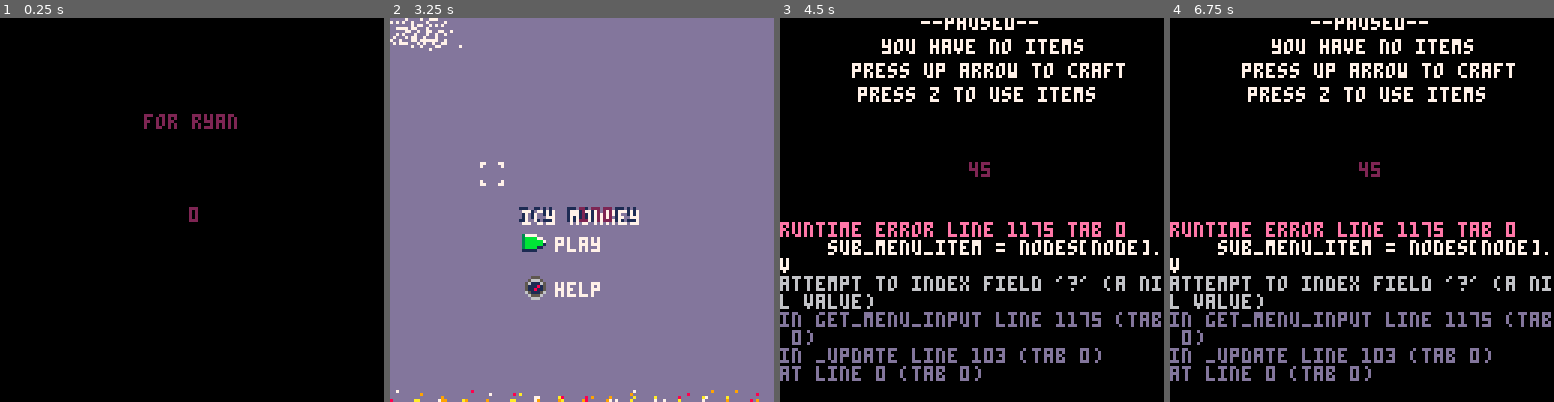
Above: before the commit, frames 1-4 (left to right).
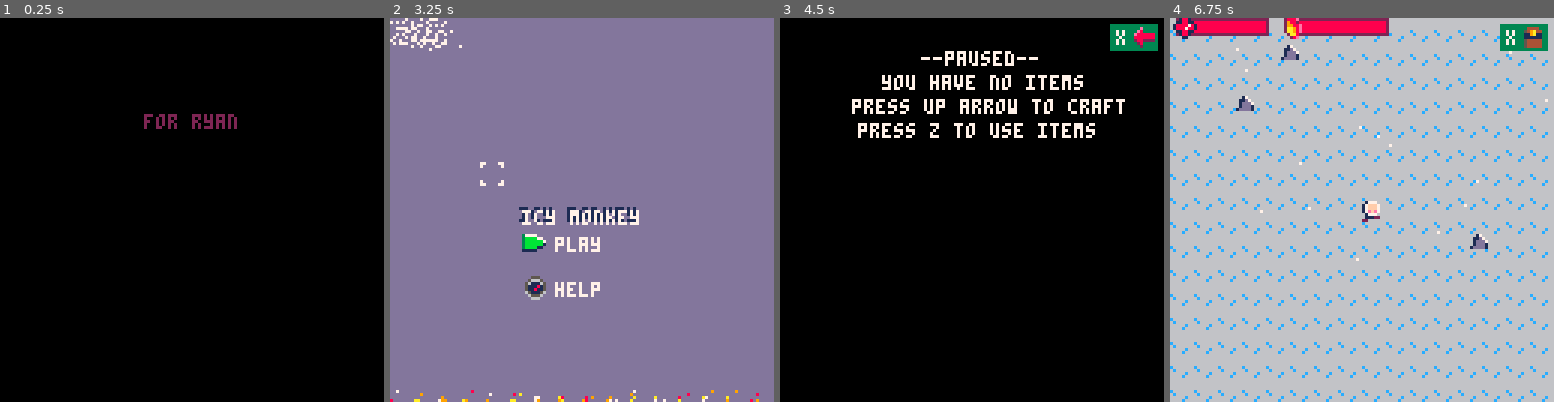
Above: after the commit, the same moments.

Repository: CtrlAltLeo/IcyMonkey
Game: PICO-8 cartridge icymonkey.p8
Same seed, same stepped clock (60 frames per second), same inputs: the game is played once before the commit and once after it.
Inputs:
- Up to frame 1 (0.25 s): no input
- Up to frame 2 (3.25 s): tap X (X key) at 0.33, 1.07, 1.85, 2.97 s; tap O (Z key) at 0.7, 1.7, 2.1, 2.5, 2.9 s; hold Right 1.6-2.1 s; hold Up 2.15-2.42 s; hold Right 2.47-3.03 s; hold Left from 3.08 s (still down)
- Up to frame 3 (4.5 s): tap O (Z key) at 3.3, 3.7, 4.1 s; release Left at 3.58 s; hold Down 3.63-3.97 s; hold Right from 4.02 s (still down); tap X (X key) at 4.08 s
- Up to frame 4 (6.75 s): tap O (Z key) every 0.4 s from 4.5 to 6.5 s; release Right at 4.68 s; hold Up 4.73-5.03 s; hold Left 5.08-5.68 s; tap X (X key) at 5.2, 6.32 s; hold Down 5.73-6.03 s; hold Right 6.08-6.58 s; hold Right from 6.63 s (still down)

The runs differ from the first frame. In frame 1, less than 0.1% of the frame differs, in the area x 49-52%, y 49-54%; in frame 2, 0.2%; in frame 3, 15%; in frame 4, 98%, in the area x 0-100%, y 0-100%.
Error before the commit: runtime error line 1175 tab 0; sub_menu_item = nodes[node].v; attempt to index field '?' (a nil value)

Commit message:
ready for beta testing!

Diff:
--- a/icymonkey.p8
+++ b/icymonkey.p8
@@ -39,7 +37,7 @@
 
 	msg("for ryan",2.5)
 	msg("192.168.0.1",.2)
-	--]]
+--]]
 
 
 
@@ -79,7 +77,7 @@
 	 get_player_input()
 	 move_player()
 	 lose_heat()
-	 passive_hp_regen()
+	-- passive_hp_regen()
 	 player_death()
 	 nearest_pl_obj()
 	 stats_reg()
@@ -167,11 +165,16 @@
 		startup_screen()
 	end
 
+	if gamemode == 6 then
+		victory_screen()
+		draw_part()
+	end
+
 
 	draw_msg()
 
 
-	print(#part, pl.x,pl.y)
+-- print(#part, pl.x,pl.y)
 
 
 end
@@ -212,7 +215,10 @@
 						hp = 10,
 						warmth=100,
 						dmg = 1,
-						closest_obj=0	//closest thing
+						closest_obj=0,	//closest thing
+						can_atk = true,
+						next_atk = 0
+
 						}
 
 //actions enum 0:harvest 1:weapon/tool 2:build
@@ -249,8 +255,15 @@
 			f = true
 		end
 
+		if pl.can_atk == false then
+			for i = 0,15 do
+				pal(i,7)
+			end
+		end
+
 		spr(res_types[pl.item].ico, x+7*cos(a),y+7*sin(a),
 			1,1,f)
+		pal()
 	end
 end
 
@@ -283,6 +296,10 @@
 
 	if vx != 0 or vy != 0 then
 		pl.last_angle = atan2(vx, vy)
+	end
+
+	if time() > pl.next_atk then
+		pl.can_atk = true
 	end
 
 
@@ -311,14 +328,22 @@
 
 			m = get_closest(mobs,pl.x,pl.y)
 
-			if m != false then
+			if m != false and pl.can_atk then
 
 				 if attack(pl, m) then
+
 				 	for d in all(all_mobs[m.t].drops) do
 				 		add_inv(d)
 						end
+
 	    end
+
+	    pl.can_atk = false
+					pl.next_atk = time() + 1
+					sfx(15)
 			end
+
+
 
 		end
 
@@ -518,15 +543,11 @@
 
 	if hour <= 14 then
 		if time() % 10 == 0 then
-			pl.warmth -= 1
-		end
-	end
-
-
-
-	if hour > 14 then
-
-		fires = get_all(res,6)
+			pl.warmth -= 3
+		end
+	end
+
+	fires = get_all(res,6)
 
 		close = get_closest(fires,pl.x,pl.y)
 
@@ -540,6 +561,8 @@
 			end
 
 		end
+
+	if hour > 14 then
 
 		if time() % 2 == 0 then
 			pl.warmth -= 5
@@ -752,7 +775,7 @@
 	end
 
 
-	return t
+		return t
 
 end
 
@@ -891,9 +916,9 @@
 			//1
 
 			{s=74,dur=10,ico=17,name="log",t=1},//tree
-			{s=75,dur=10,ico=18,name="stone",t=1},//stone
+			{s=75,dur=10,ico=18,name="stone",t=1,cost={{t=5,am=2}}},//stone
 			{s=nil,dur=nil,ico=19,cost={{t=1,am=1}},name="charcoal",t=1},//coal
-   {s=nil,dur=nil,ico=20,cost={ {t=1,am=2}, {t=2,am=1}},name="spear",t=2},//spear
+   {s=nil,dur=nil,ico=20,cost={ {t=1,am=2}, {t=5,am=1}},name="spear",t=2},//spear
 			{s=76,dur=5,ico=21,name="flint",t=1}, //flint,
 			//6
 			{s=22,dur=100,ico=22,cost={{t=1,am=1},{t=2,am=1},{t=5,am=1}},name="firewood",t=3},//firewood
@@ -912,7 +937,9 @@
 			{ico=35,name="tent",s=35,dur=15,cost={{t=16,am=2},{t=1,am=2},{t=5,am=1}},t=3},
 			{ico=46},//throw ui element
 			{s=38,ico=38,name="log bundle",t=3,cost={{t=1,am=3}},dur=5},
-			{s=39,ico=39,name="signal fire",t=3,cost={{t=19,am=1},{t=3,am=2},{t=2,am=3}},dur=5 }//signal fire
+			//20
+			{s=39,ico=39,name="signal fire",t=3,cost={{t=19,am=1},{t=3,am=2},{t=2,am=3}},dur=1000 },//signal fire
+			{s=49,ico=49,name="ghost totem",t=3,cost={{t=16,am=2},{t=5,am=2},{t=11,am=1}},dur=10}
 }
 
 //item t reference
@@ -1174,6 +1201,10 @@
 			end
 
 			if btnp(🅾️) then
+
+				if #inv ==0 then
+					return
+				end
 
 				sub_menu_item = nodes[node].v
 				node = 1
@@ -1456,7 +1487,7 @@
 function pay_craft_cost(item)
 	for c in all(item.cost) do
 
-		for i = 0, c.am do
+		for i = 1, c.am do
 			rm_inv(c.t)
 		end
 
@@ -1465,7 +1496,7 @@
 
 function craftable()
 
-	craft = {4,6,17,19, 20} //
+	craft = {2,4,6,17,19, 20,21} //
 
 	if pl.closest_obj.name == "firewood"
 		then
@@ -1524,8 +1555,8 @@
 
 	if player_spawn then
 
-	pl.x = rnd(1024)-50
-	pl.y = rnd(512)-50
+	pl.x = rnd(1024)
+	pl.y = rnd(512)
 
 	end
 
@@ -1602,6 +1632,10 @@
 											t=_t,
 											hp=_mob.hp,
 											dmg=_mob.dmg})
+
+	if #mobs > 15 then
+		del(mobs, mobs[1])
+	end
 
 end
 
@@ -1779,6 +1815,9 @@
 
 			m2.x += cos(ang) * 15
 			m2.y += sin(ang) * 15
+
+			m1.x += -cos(ang) * 10
+			m1.y += -sin(ang) * 10
 
 		end
 
@@ -1871,7 +1910,8 @@
 	if btnp(🅾️) then
 
 		if node == 1 then
-			world_init(false)
+			reset_game()
+			world_init(true)
 			gamemode = 0
 		--	msg("oh shit! here comes the ghost!",3)
 		end
@@ -1930,7 +1970,16 @@
 		gamemode = 2
 	end
 
-
+	print("craft 3 signal fires to survive!",0,90,7)
+
+	for i = 0,2 do
+
+		spr(39, 45+(16*i),100)
+
+	end
+
+	//
+	print("press z to return to menu",16,120,7)
 
 	screen_debuff = true
 
@@ -1968,6 +2017,45 @@
 
 end
 
+//gamemode 6
+eg = {x=63,y=80}
+function victory_screen()
+
+	if time() % 2.5 == 0 then
+		sfx(14)
+	end
+
+	camera(0,0)
+	camx = 0
+	camy = 0
+
+	rectfill(0,0,128,128,12)
+
+	spr(87,63,eg.y,2,2)
+
+	line(eg.x,eg.y+10,eg.x,eg.y+10+cos(time()*5)*4,7)
+
+	eg.y += sin(time())
+
+	add_part(eg.x+15,eg.y+8,1,-1,13,2)
+
+	for i = 0,5 do
+		add_part(0,rnd(128),1,rnd(2)-1,7,5)
+	end
+
+	if #msg_queue == 0 then
+		gamemode = 2
+		clear_part()
+	end
+
+end
+
+function win_game()
+	clear_part()
+	gamemode = 6
+	msg("you survived!",5)
+	msg("thanks for playing!",5)
+end
 
 -->8
 --messaging system
@@ -2042,6 +2130,15 @@
 
 function draw_ghost()
 
+	if dist(pl.x,pl.y,ghost.x,ghost.y) < 35
+		then
+
+			if time() % 1 == 0 then
+				sfx(13)
+			end
+
+		end
+
 	freeze_player()
 
 	add_part(ghost.x,ghost.y,
@@ -2052,31 +2149,36 @@
 	ghost.x += cos(ghost.ang) * ghost.spd
 	ghost.y += sin(ghost.ang) * ghost.spd
 
-	if dist(pl.x,pl.y,ghost.x,ghost.y) < 30 then
-		ghost.ang = atan2(pl.x-ghost.x,pl.y-ghost.y)
-	else
-
-		if time() % 2 == 0 then
-
-			if rnd(10) > 5 then
-				ghost.ang = rnd(1)
-		 else
-		 	ghost.ang = atan2(pl.x-ghost.x,pl.y-ghost.y)
-		 end
-
-		end
-
-
-	end
-
-	if dist(pl.x,pl.y,ghost.x,ghost.y) < 35
-		then
-
-			if time() % 1 == 0 then
-				sfx(13)
+
+			if dist(pl.x,pl.y,ghost.x,ghost.y) < 30 then
+				ghost.ang = atan2(pl.x-ghost.x,pl.y-ghost.y)
+			else
+				if time() % 2 == 0 then
+					if rnd(10) > 5 then
+						ghost.ang = rnd(1)
+				 else
+				 	ghost.ang = atan2(pl.x-ghost.x,pl.y-ghost.y)
+				 end
+				end
 			end
 
-		end
+
+ //totems
+		totems = get_all(res, 21)
+		if #totems <= 0 then
+			return
+		end
+		target = get_closest(totems,ghost.x,ghost.y)
+
+		ghost.ang = atan2(target.x-ghost.x,target.y-ghost.y)
+
+		if dist(ghost.x,ghost.y,
+										target.x,target.y)
+										< 15 then
+											del(res, target)
+										end
+
+
 
 end
 
@@ -2096,6 +2198,15 @@
 		end
 
 end
+
+function ghost_totems()
+	if #get_all(res, 21) > 0 then
+		return true
+	end
+
+	return false
+
+end
 -->8
 --plane and signal fires
 
@@ -2104,7 +2215,7 @@
  fires = get_all(res, 20)
 
  if #fires == 3 then
- 	gamemode = 2
+ 	win_game()
  end
 
 end
Not shown, changed: 17 lines of the sprite sheet (__gfx__) section of icymonkey.p8
Not shown, changed: the sound effects (__sfx__) section of icymonkey.p8
